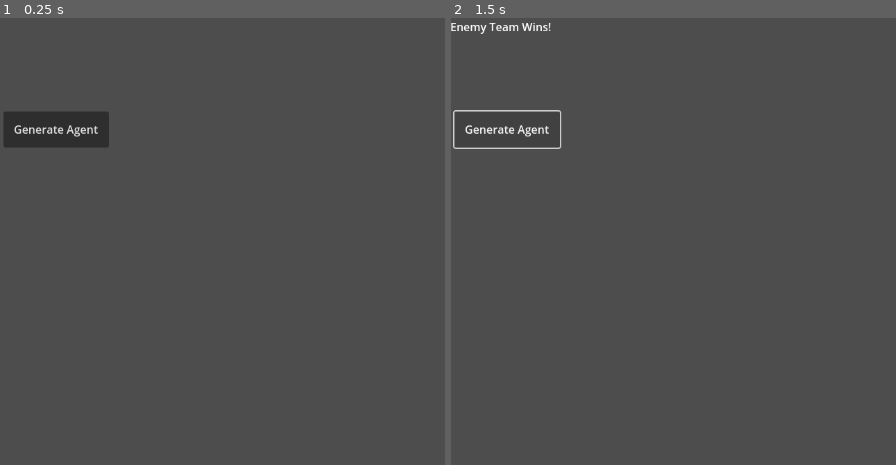
Above: before the commit, frames 1-2 (left to right).
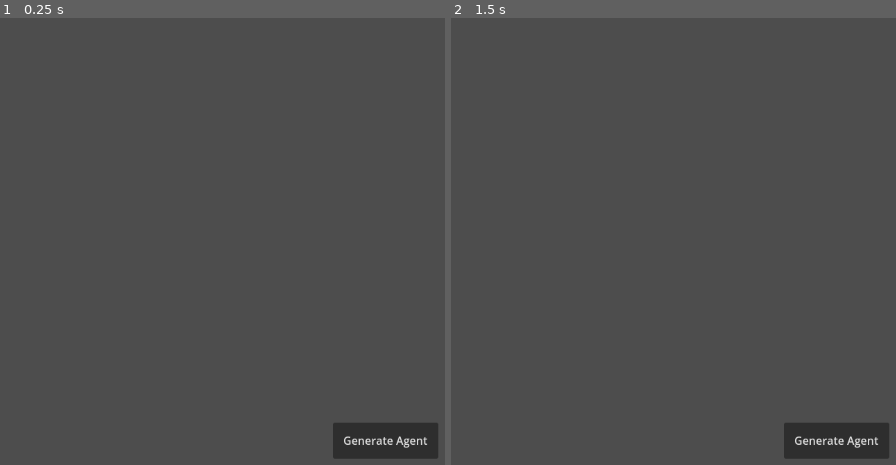
Above: after the commit, the same moments.

Repository: FanaticPurifier/ChroniCity
Game: Godot game, scene res://test_scene.tscn
Same seed, same stepped clock (60 frames per second), same inputs: the game is played once before the commit and once after it.
Inputs:
- Up to frame 1 (0.25 s): no input
- Up to frame 2 (1.5 s): click "Generate Agent" at 0.5 s; click "Generate Agent" at 1.25 s

The runs differ from the first frame. In frame 1, 3.5% of the frame differs, in the area x 0-99%, y 21-99%; in frame 2, 2.4%.

Commit message:
Scrolling ScrollContainer anr proper .gitignore setup

Diff:
--- a/BattleResolver.gd
+++ b/BattleResolver.gd
@@ -1,17 +1,50 @@
 extends Node
 
-# Takes two arrays of Agent resources and determines a winner.
-func resolve_battle(player_team: Array[Agent], enemy_team: Array[Agent]) -> String:
+func resolve_battle(player_team: Array[Agent], enemy_team: Array[Agent]) -> Array[String]:
+	var combat_log: Array[String] = []
+
+	# Calculate total stats for each team.
 	var player_total_power = 0
+	var player_current_health = 0
 	for agent in player_team:
 		player_total_power += agent.attack_power
+		player_current_health += agent.health
 
-	var enemy_total_health = 0
+	var enemy_total_power = 0
+	var enemy_current_health = 0
 	for agent in enemy_team:
-		enemy_total_health += agent.max_health # Using max_health for this simple calc
+		enemy_total_power += agent.attack_power
+		enemy_current_health += agent.health
 
-	# If the player's total power is greater than the enemy's total health, they win.
-	if player_total_power > enemy_total_health:
-		return "Player Team Wins!"
+	combat_log.append("Battle Start!")
+	combat_log.append("Player HP: %d | Enemy HP: %d" % [player_current_health, enemy_current_health])
+	combat_log.append("--------------------")
+
+	# 2. The Battle Loop.
+	var turn = 1
+	while player_current_health > 0 and enemy_current_health > 0:
+		combat_log.append("Turn %d:" % turn)
+
+		# Player attacks enemy.
+		enemy_current_health -= player_total_power
+		combat_log.append("-> Player team attacks for %d damage!" % player_total_power)
+
+		# Check if the enemy team is defeated.
+		if enemy_current_health <= 0:
+			break
+
+		# Enemy attacks player.
+		player_current_health -= enemy_total_power
+		combat_log.append("-> Enemy team attacks for %d damage!" % enemy_total_power)
+
+		combat_log.append("Player HP: %d | Enemy HP: %d" % [player_current_health, enemy_current_health])
+		combat_log.append("--------------------")
+		turn += 1
+
+	# 3. Determine the winner and add it to the log.
+	if player_current_health > 0:
+		combat_log.append("PLAYER TEAM WINS!")
 	else:
-		return "Enemy Team Wins!"
+		combat_log.append("ENEMY TEAM WINS!")
+
+	return combat_log
--- a/test_scene.gd
+++ b/test_scene.gd
@@ -1,6 +1,10 @@
 extends Node
 
-@onready var label = $Label
+@onready var scroll_container = $ScrollContainer
+@onready var label = $ScrollContainer/Label
+
+func _ready():
+	label.resized.connect(_scroll_to_bottom)
 
 func _on_button_pressed():
 	# 1. Create the teams using our factory.
@@ -13,7 +17,11 @@
 		enemy_team.append(RosterManager.generate_agent())
 
 	# 2. Pass the teams to our new resolver.
-	var result_string = BattleResolver.resolve_battle(player_team, enemy_team)
+	var combat_log_array = BattleResolver.resolve_battle(player_team, enemy_team)
 
 	# 3. Display the result.
-	label.text = result_string
+	label.text = "\n".join(combat_log_array)
+
+func _scroll_to_bottom():
+	await get_tree().process_frame
+	scroll_container.scroll_vertical = scroll_container.get_v_scroll_bar().max_value
--- a/test_scene.tscn
+++ b/test_scene.tscn
@@ -7,23 +7,28 @@
 
 [node name="Button" type="Button" parent="."]
 anchors_preset = -1
-anchor_left = 0.004
-anchor_top = 0.208
-anchor_right = 0.136
-anchor_bottom = 0.289
-offset_left = 0.39199972
-offset_top = 0.21600342
-offset_right = 0.32798767
-offset_bottom = -0.27200317
+anchor_left = 0.41700003
+anchor_top = 0.901
+anchor_right = 0.549
+anchor_bottom = 0.98100007
+offset_left = -0.3840332
+offset_top = 0.15197754
+offset_right = -0.44799805
+offset_bottom = 0.31195068
 text = "Generate Agent"
 
-[node name="Label" type="Label" parent="."]
+[node name="ScrollContainer" type="ScrollContainer" parent="."]
 anchors_preset = -1
-anchor_right = 0.142
-anchor_bottom = 0.19800001
-offset_left = -1.0
-offset_top = 1.0
-offset_right = 4.4160004
-offset_bottom = -1.3040161
+anchor_right = 1.0
+anchor_bottom = 0.95300007
+offset_right = 4.0
+offset_bottom = -0.9050293
+
+[node name="Label" type="Label" parent="ScrollContainer"]
+custom_minimum_size = Vector2(100, 100)
+layout_mode = 2
+size_flags_horizontal = 3
+size_flags_vertical = 6
+autowrap_mode = 2
 
 [connection signal="pressed" from="Button" to="." method="_on_button_pressed"]
Not shown, removed: icon.svg.import
Not shown, added: .gitattributes
Not shown, added: .gitignore
